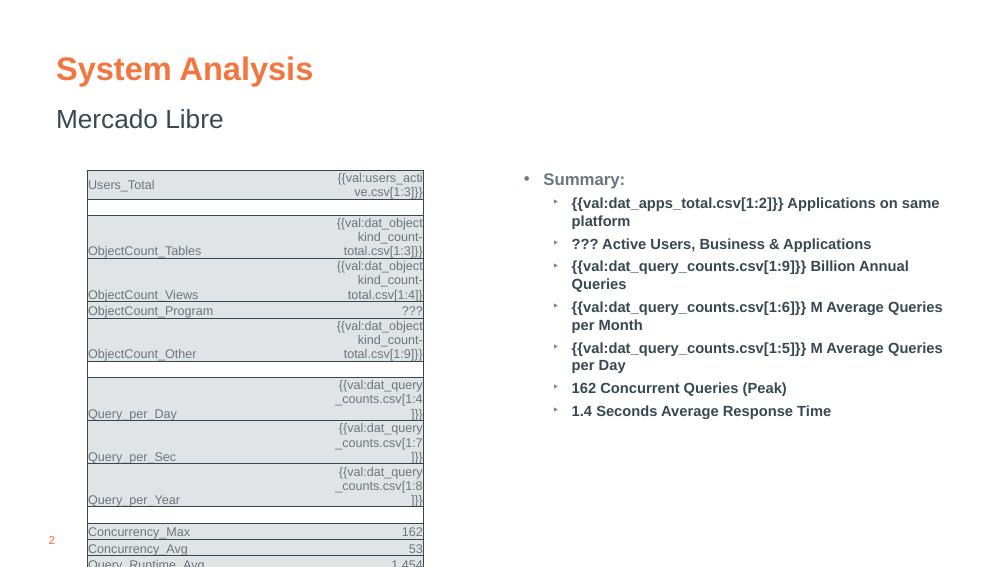
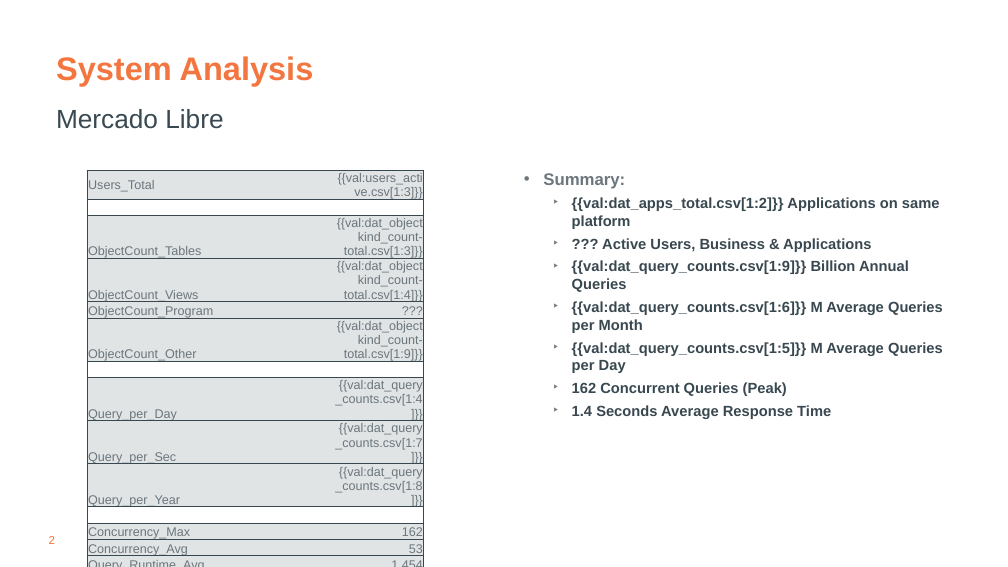
Before and after one commit to tdcoa/sql, a slide deck: slide 2 of filesets/compete_bigquery/big_query_migration_blockers.pptx. Drawn at 1008x567 pixels with LibreOffice and Linux fonts; fonts in the diff are those of the drawing; background and template pictures are left out. Boxes give left, top, right and bottom in pixels: in the first picture for what was removed or moved away, otherwise in the second. Text is boxed around its words. In the diff, an @@ line names an element or a change of style, - is before the commit and + after.

```diff
--- a/filesets/compete_bigquery/big_query_migration_blockers.pptx
+++ b/filesets/compete_bigquery/big_query_migration_blockers.pptx
@@ table at <box>88,170,424,567</box> @@
-row 4, column 2: {{val:dat_objectkind_count-total.csv[1:4]}
+row 4, column 2: {{val:dat_objectkind_count-total.csv[1:4]}}
```
Also in this commit, not shown: 2 other slides changed, 1 other file.
